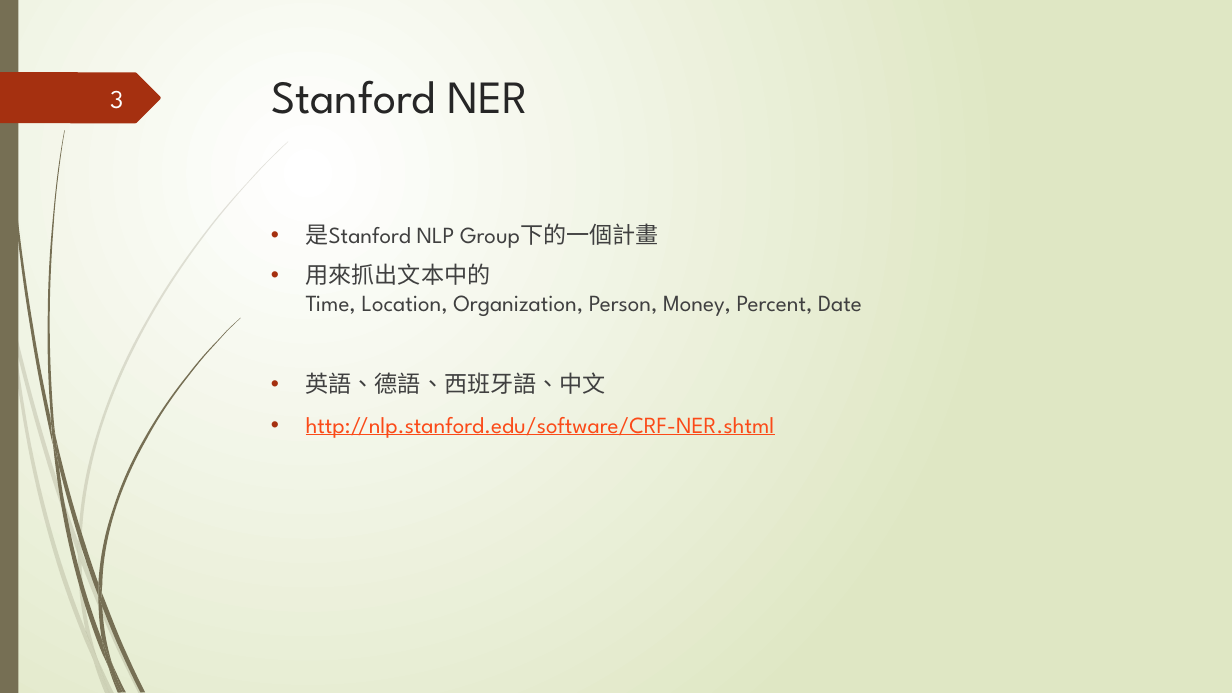
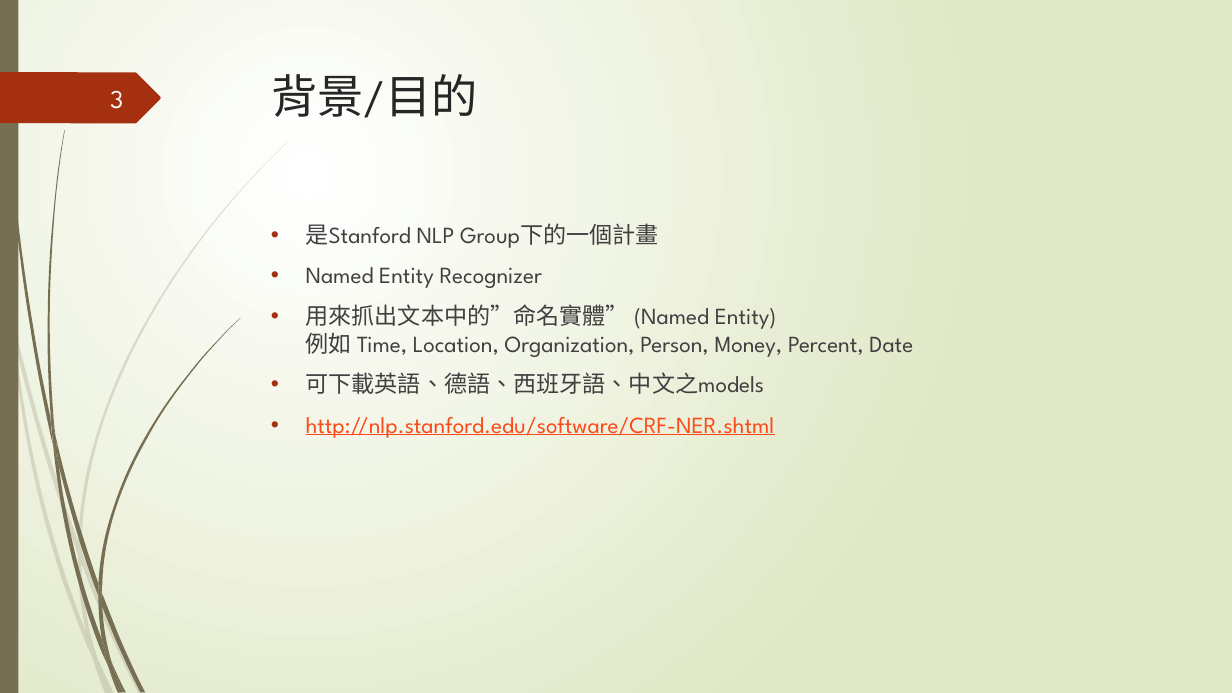
Before and after one commit to kather0912888/PPT, a slide deck: slide 3 of stanford ner.pptx. Drawn at 1232x693 pixels with LibreOffice and Linux fonts; fonts in the diff are those of the drawing. Boxes give left, top, right and bottom in pixels: in the first picture for what was removed or moved away, otherwise in the second. Text is boxed around its words. In the diff, an @@ line names an element or a change of style, - is before the commit and + after.

Commit message:
未包含程式化跟中文執行結果

```diff
--- a/stanford ner.pptx
+++ b/stanford ner.pptx
@@ title at (x1=271, y1=74, x2=478, y2=118): text changed @@
-Stanford NER
+背景/目的
@@ text at (x1=306, y1=267, x2=913, y2=394): text changed @@
-• 用來抓出文本中的
-  Time, Location, Organization, Person, Money, Percent, Date
-• 英語、德語、西班牙語、中文
+• Named Entity Recognizer
+• 用來抓出文本中的”命名實體” (Named Entity)
+  例如 Time, Location, Organization, Person, Money, Percent, Date
+• 可下載英語、德語、西班牙語、中文之models
```
Also in this commit, not shown: 4 other slides changed, 9 slides added, 2 slides removed.
